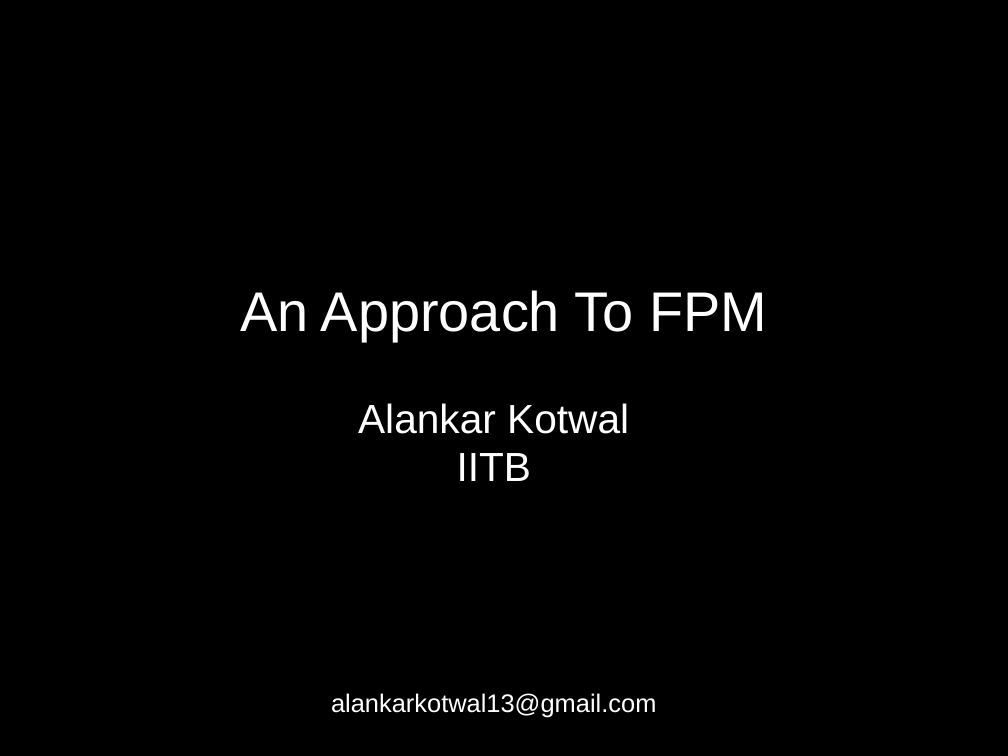
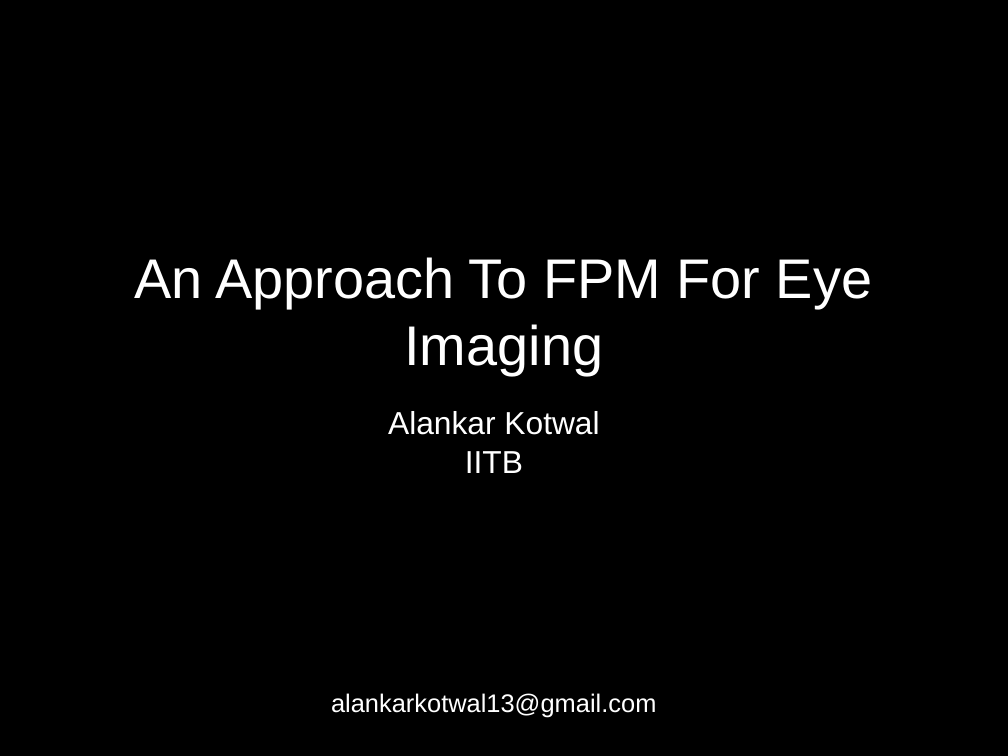
Before and after one commit to alankarkotwal/lvp-imaging, a slide deck: slide 1 of design/1 Approach.odp. Drawn at 1008x756 pixels with LibreOffice and Linux fonts; fonts in the diff are those of the drawing. Boxes give left, top, right and bottom in pixels: in the first picture for what was removed or moved away, otherwise in the second. Text is boxed around its words. In the diff, an @@ line names an element or a change of style, - is before the commit and + after.

```diff
--- a/design/1 Approach.odp
+++ b/design/1 Approach.odp
@@ title at bbox=[135, 257, 872, 375]: text changed @@
-An Approach To FPM
+An Approach To FPM For Eye Imaging
@@ subtitle "Alankar Kotwal" at bbox=[388, 411, 599, 473]: size 32 to 25 pt @@
```
Also in this commit, not shown: 4 other slides changed, 5 other files.
